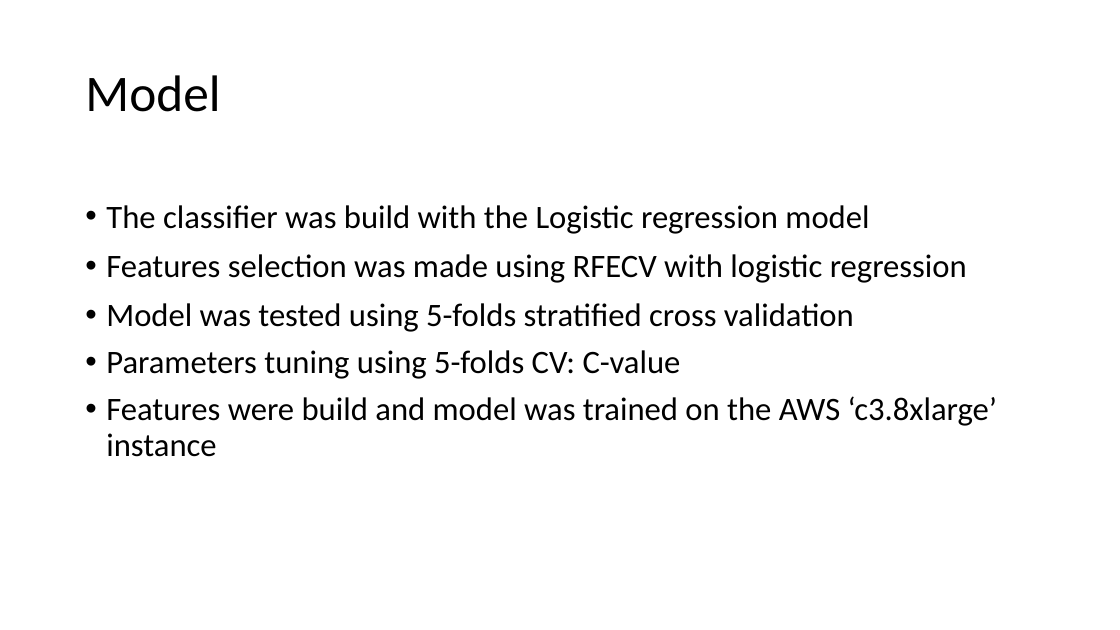
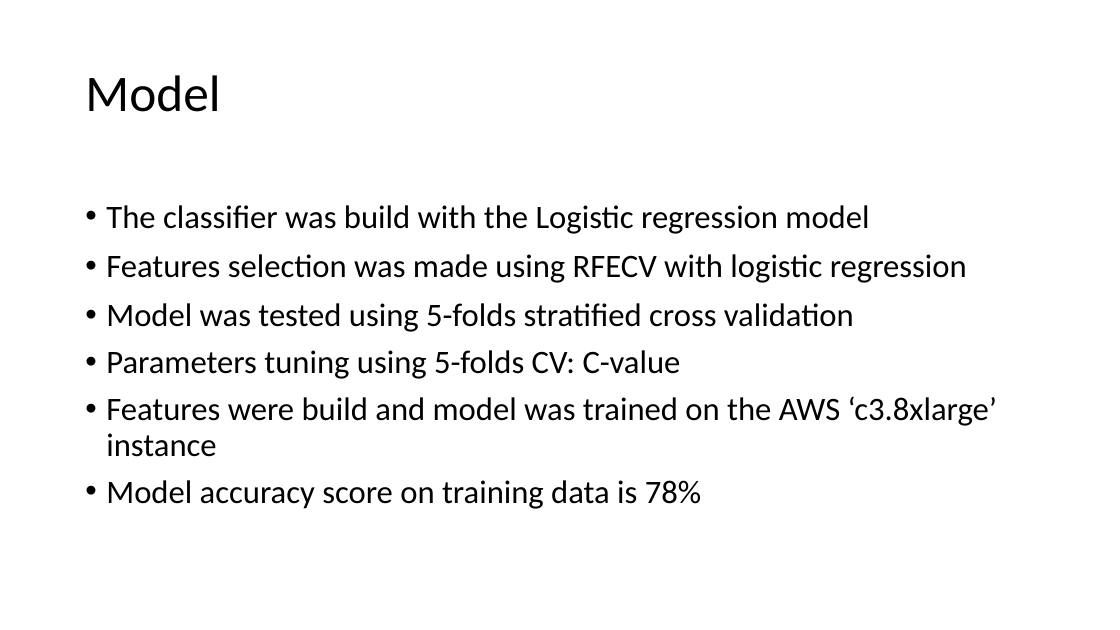
Before and after one commit to Sirorezka/Telecom_project, a slide deck: slide 15 of my_ppt.pptx (slide 14 before the commit). Drawn at 1120x630 pixels with LibreOffice and Linux fonts; fonts in the diff are those of the drawing. Boxes give left, top, right and bottom in pixels: in the first picture for what was removed or moved away, otherwise in the second. Text is boxed around its words. In the diff, an @@ line names an element or a change of style, - is before the commit and + after.

```diff
--- a/my_ppt.pptx
+++ b/my_ppt.pptx
@@ text at (106,480,701,509): paragraph added @@
+• Model accuracy score on training data is 78%
```
Also in this commit, not shown: 8 other slides changed, 2 slides added, 1 slide removed, 6 other files.
